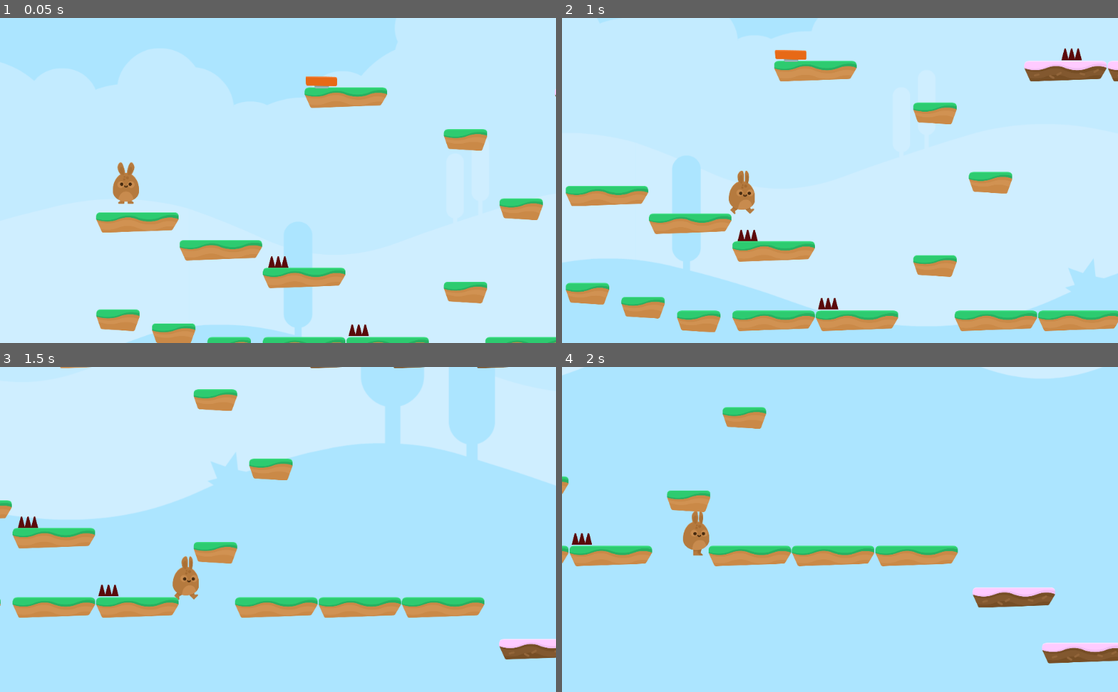
Above: before the commit, frames 1-4 (two rows, left to right).
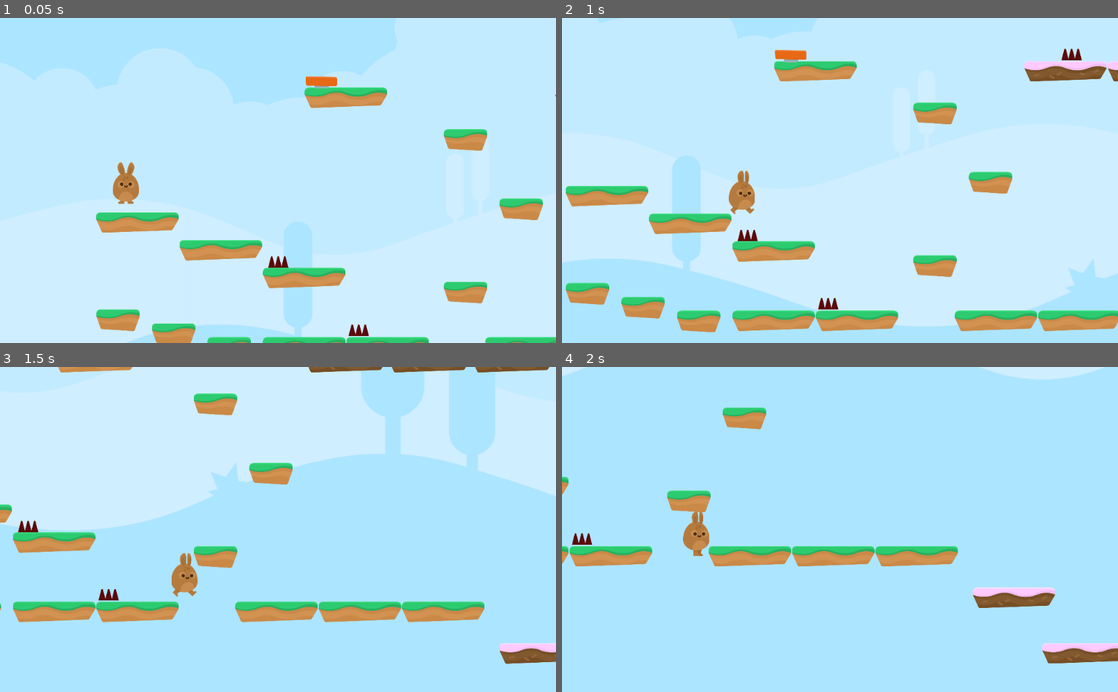
Above: after the commit, the same moments.

Repository: StudlySpud/Godot-Course
Game: Godot game, scene res://Scenes/Levels/Level1.tscn
The game is run twice, just before and just after one commit, with the same random seed, the same clock (stepped at 60 frames per second) and the same inputs.
Inputs:
- Up to frame 1 (0.05 s): no input
- Up to frame 2 (1 s): hold D (right) from 0.53 s (still down); tap Space (jump) at 0.77 s
- Up to frame 3 (1.5 s): keep holding D (right)
- Up to frame 4 (2 s): keep holding D (right); tap Space (jump) at 1.52 s

Frame 1 is identical in both runs. In frame 2, less than 0.1% of the frame differs, in the area x 1-100%, y 9-97%; in frame 3, 10%, in the area x 0-100%, y 0-92%; in frame 4, 0.8%.

Commit message:
refactored to use game state

Diff:
--- a/Hoppy Days/LevelElements/Hazards/Hazards.gd
+++ b/Hoppy Days/LevelElements/Hazards/Hazards.gd
@@ -3,5 +3,4 @@
 
 
 func _on_SpikeTop_body_entered(body):
-	if body.has_method("hurt"):
-		body.hurt()
+	get_tree().call_group("GameState", "hurt")
--- a/Hoppy Days/Player/Player.gd
+++ b/Hoppy Days/Player/Player.gd
@@ -9,8 +9,6 @@
 
 #When the player falls down to this Y absolute position, he is detected as fallen off the map
 const WORLD_MAX_FALL_LIMIT = 4000
-
-var lives = 3
 
 signal animate
 
@@ -26,9 +24,9 @@
 
 func apply_gravity():
 	if position.y > WORLD_MAX_FALL_LIMIT:
-		end_game()
-	if is_on_floor():
-		motion.y = 5
+		get_tree().call_group("GameState", "end_game")
+	elif is_on_floor() and motion.y > 0:
+		motion.y = 0
 	elif is_on_ceiling():
 		motion.y = 1
 	else:
@@ -49,21 +47,14 @@
 func animate():
 	emit_signal("animate", motion)
 
-
-func end_game():
-	get_tree().change_scene("res://Scenes/Levels/GameOver.tscn")
-
 func hurt():
-	$PainSFX.play()
 	position.y -= GRAVITY
 	yield(get_tree(), "idle_frame") #this will force the script to do nothing until next frame
 	motion.y =- JUMP_SPEED #Note the absolute setting, not just subtracting!  Or you could double jump by landing on a spike
-	lives -=1
-	if lives < 0:
-		end_game()
+	$PainSFX.play()
 
 func boost():
-	position.y-=GRAVITY
+	position.y -= GRAVITY
 	yield(get_tree(), "idle_frame")
 	motion.y =- (JUMP_SPEED*BOOST_MULTIPLIER)
 	$JumpSFX.play()
--- /dev/null
+++ b/Hoppy Days/Scenes/Levels/GameState.gd
@@ -0,0 +1,16 @@
+extends Node2D
+
+var lives = 3
+
+func _ready():
+	add_to_group("GameState")
+
+func hurt():
+	lives -= 1
+	$Player.hurt()
+#	if lives < 0:
+#		end_game()
+
+
+func end_game():
+	get_tree().change_scene("res://Scenes/Levels/GameOver.tscn")
--- a/Hoppy Days/Scenes/Levels/Level1.tscn
+++ b/Hoppy Days/Scenes/Levels/Level1.tscn
@@ -1,69 +1,73 @@
-[gd_scene load_steps=6 format=2]
+[gd_scene load_steps=7 format=2]
 
-[ext_resource path="res://Player/Player.tscn" type="PackedScene" id=1]
-[ext_resource path="res://Scenes/Levels/Tileset.tres" type="TileSet" id=2]
-[ext_resource path="res://LevelElements/Hazards/SpikeTop.tscn" type="PackedScene" id=3]
-[ext_resource path="res://LevelElements/Items/SpringPad.tscn" type="PackedScene" id=4]
-[ext_resource path="res://SFX/Summer_Park.ogg" type="AudioStream" id=5]
+[ext_resource path="res://Scenes/Levels/GameState.gd" type="Script" id=1]
+[ext_resource path="res://Player/Player.tscn" type="PackedScene" id=2]
+[ext_resource path="res://Scenes/Levels/Tileset.tres" type="TileSet" id=3]
+[ext_resource path="res://LevelElements/Hazards/SpikeTop.tscn" type="PackedScene" id=4]
+[ext_resource path="res://LevelElements/Items/SpringPad.tscn" type="PackedScene" id=5]
+[ext_resource path="res://SFX/Summer_Park.ogg" type="AudioStream" id=6]
 
 [node name="Level1" type="Node2D"]
+script = ExtResource( 1 )
 
-[node name="Player" parent="." instance=ExtResource( 1 )]
+[node name="Player" parent="." instance=ExtResource( 2 )]
 position = Vector2( -374.681, 43.0493 )
 
 [node name="TileMap" type="TileMap" parent="."]
-tile_set = ExtResource( 2 )
+tile_set = ExtResource( 3 )
 collision_layer = 2
 format = 1
 tile_data = PoolIntArray( -1179654, 2, 0, -1245184, 2, 0, -1179581, 0, 0, -1179561, 0, 0, -1114039, 1, 0, -1114029, 1,  …(780 unchanged characters)…
 
 [node name="Hazards" type="Node" parent="."]
+editor/display_folded = true
 
-[node name="SpikeTop" parent="Hazards" instance=ExtResource( 3 )]
+[node name="SpikeTop" parent="Hazards" instance=ExtResource( 4 )]
 position = Vector2( 326.623, 421.357 )
 
-[node name="SpikeTop2" parent="Hazards" instance=ExtResource( 3 )]
+[node name="SpikeTop2" parent="Hazards" instance=ExtResource( 4 )]
 position = Vector2( 697.122, 735.562 )
 
-[node name="SpikeTop3" parent="Hazards" instance=ExtResource( 3 )]
+[node name="SpikeTop3" parent="Hazards" instance=ExtResource( 4 )]
 position = Vector2( 3889.58, -96.489 )
 
-[node name="SpikeTop4" parent="Hazards" instance=ExtResource( 3 )]
+[node name="SpikeTop4" parent="Hazards" instance=ExtResource( 4 )]
 position = Vector2( 1818.2, -415.163 )
 
-[node name="SpikeTop5" parent="Hazards" instance=ExtResource( 3 )]
+[node name="SpikeTop5" parent="Hazards" instance=ExtResource( 4 )]
 position = Vector2( 2238.67, -415.163 )
 
-[node name="SpikeTop6" parent="Hazards" instance=ExtResource( 3 )]
+[node name="SpikeTop6" parent="Hazards" instance=ExtResource( 4 )]
 position = Vector2( 2668, -415.163 )
 
-[node name="SpikeTop7" parent="Hazards" instance=ExtResource( 3 )]
+[node name="SpikeTop7" parent="Hazards" instance=ExtResource( 4 )]
 position = Vector2( 4958.92, -282.848 )
 
-[node name="SpikeTop11" parent="Hazards" instance=ExtResource( 3 )]
+[node name="SpikeTop11" parent="Hazards" instance=ExtResource( 4 )]
 position = Vector2( 5279.1, -284.206 )
 
-[node name="SpikeTop8" parent="Hazards" instance=ExtResource( 3 )]
+[node name="SpikeTop8" parent="Hazards" instance=ExtResource( 4 )]
 position = Vector2( 6091.04, -220.683 )
 
-[node name="SpikeTop9" parent="Hazards" instance=ExtResource( 3 )]
+[node name="SpikeTop9" parent="Hazards" instance=ExtResource( 4 )]
 position = Vector2( 7109.21, -352.243 )
 
-[node name="SpikeTop10" parent="Hazards" instance=ExtResource( 3 )]
+[node name="SpikeTop10" parent="Hazards" instance=ExtResource( 4 )]
 position = Vector2( 8070.17, 162.558 )
 
-[node name="Items" type="Node" parent="."]
+[node name="SpringPads" type="Node" parent="."]
+editor/display_folded = true
 
-[node name="SpringPad" parent="Items" instance=ExtResource( 4 )]
+[node name="SpringPad" parent="SpringPads" instance=ExtResource( 5 )]
 position = Vector2( 524.592, -407.571 )
 
-[node name="SpringPad2" parent="Items" instance=ExtResource( 4 )]
+[node name="SpringPad2" parent="SpringPads" instance=ExtResource( 5 )]
 position = Vector2( 4549.9, 413.146 )
 
-[node name="SpringPad3" parent="Items" instance=ExtResource( 4 )]
+[node name="SpringPad3" parent="SpringPads" instance=ExtResource( 5 )]
 position = Vector2( 5117.57, -290.514 )
 
 [node name="BGM" type="AudioStreamPlayer" parent="."]
-stream = ExtResource( 5 )
+stream = ExtResource( 6 )
 volume_db = -15.0
 autoplay = true
